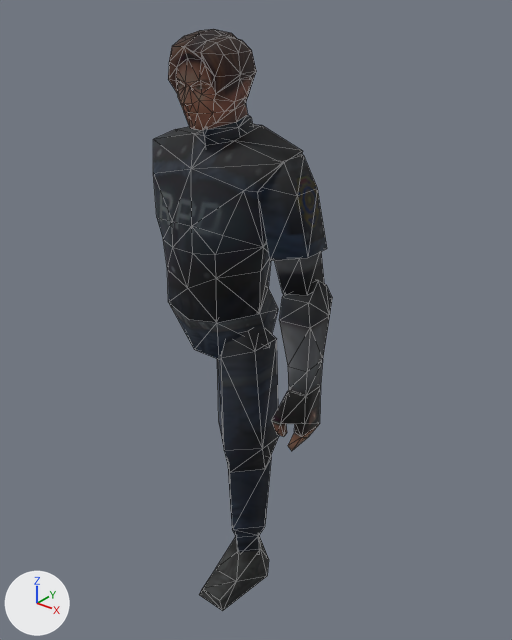
The Blender file 3dmodels/leon.blend: old version first, new version second.
The view is the same before and after, from a 50 mm lens placed at (42.2, -46.9, 61.4), pointed at (2.9, 2.3, 30.9). Every picture has the same lights, and +X, +Y and +Z are marked at lower left. Mesh edges are drawn as thin lines.

In view in the first picture: 'leon'.
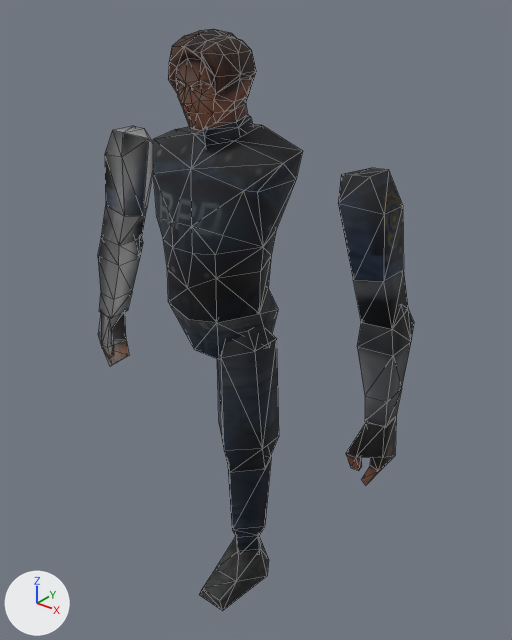
The change, as a diff of the scene's bpy script:
```diff
--- a/3dmodels/leon.blend.py
+++ b/3dmodels/leon.blend.py
@@ me_leon @@
 # used by ob_leon; location = (0.0, 0.0, 0.0); rotation_euler = (1.571, 0.0, 0.0), in degrees (90, 0, 0)
-me_leon.from_pydata(...)  # 291 vertices, 521 faces, 5 loose edges; spans x -7.6..11.6, y 0.1..57.5, z -5.3..6.1
+me_leon.from_pydata(...)  # 339 vertices, 631 faces, 4 loose edges; spans x -17.3..19.7, y 0.1..57.5, z -5.3..6.1
+# me_leon part 1: a new loose piece of 57 vertices spanning x 12.3..19.7, y 20.6..47.7, z -3.8..2.6, in mat_material_001 (picture img_emd48_png)
+# me_leon part 2: a new loose piece of 57 vertices spanning x -17.3..-9.9, y 20.6..47.7, z -3.8..2.6, in mat_material_001 (picture img_emd48_png)
+# me_leon part 3: the loose piece of 41 vertices spanning x 7.9..11.6, y 20.6..37.3, z -3.1..2.6 is deleted
+# me_leon part 4: the loose piece of 14 vertices spanning x 4.2..10.4, y 38.9..47.7, z -3.8..1.0 is deleted
+# me_leon part 5: the loose piece of 9 vertices spanning x 6.9..10.4, y 35.6..39.7, z -3.0..0.2 is deleted
 me_leon.materials.append(mat_material_001)
```

What differs and where, as boxes (x1, y1, x2, y2) in the pictures (512 x 640 px):
'leon', reshaped (76% wider): before (153, 29, 332, 611); after (98, 29, 414, 611)
part 1 of me_leon, added (black): after (338, 168, 414, 485)
part 2 of me_leon, added: after (98, 126, 153, 366)
part 3 of me_leon, deleted (black): before (271, 280, 332, 451)
part 4 of me_leon, deleted: before (260, 155, 327, 261)
part 5 of me_leon, deleted (black): before (275, 252, 324, 295)
